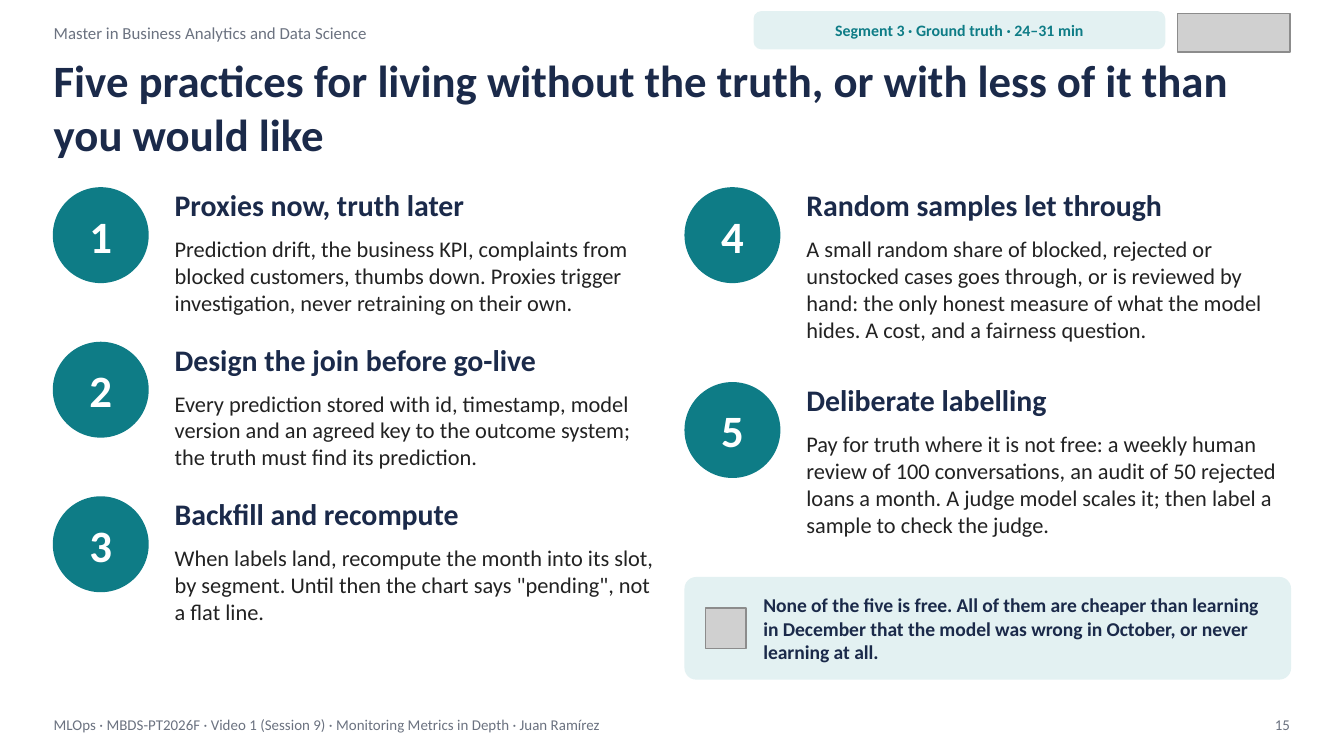
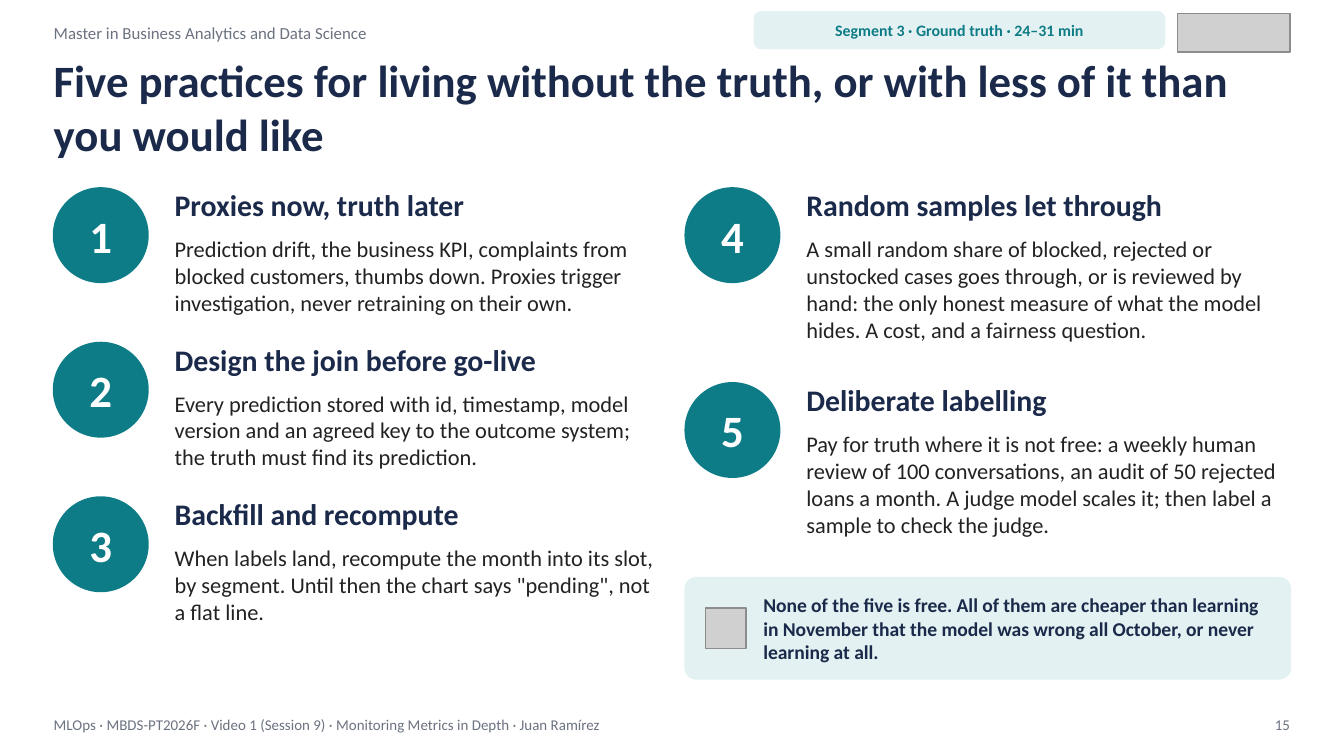
Before and after one commit to juanmaramirezgarcia/mlops-2026-27, a slide deck: slide 15 of 2026-27/S09/MLOps_S09_Video1_Monitoring_Metrics_in_Depth.pptx. Drawn at 1344x756 pixels with LibreOffice and Linux fonts; fonts in the diff are those of the drawing; grey boxes stand for pictures. Boxes give left, top, right and bottom in pixels: in the first picture for what was removed or moved away, otherwise in the second. Text is boxed around its words. In the diff, an @@ line names an element or a change of style, - is before the commit and + after.

```diff
--- a/2026-27/S09/MLOps_S09_Video1_Monitoring_Metrics_in_Depth.pptx
+++ b/2026-27/S09/MLOps_S09_Video1_Monitoring_Metrics_in_Depth.pptx
@@ text at (x1=763, y1=598, x2=1258, y2=663): text changed @@
-None of the five is free. All of them are cheaper than learning in December that the model was wrong in October, or never learning at all.
+None of the five is free. All of them are cheaper than learning in November that the model was wrong all October, or never learning at all.
```
Also in this commit, not shown: 7 other slides changed, 17 other files.
